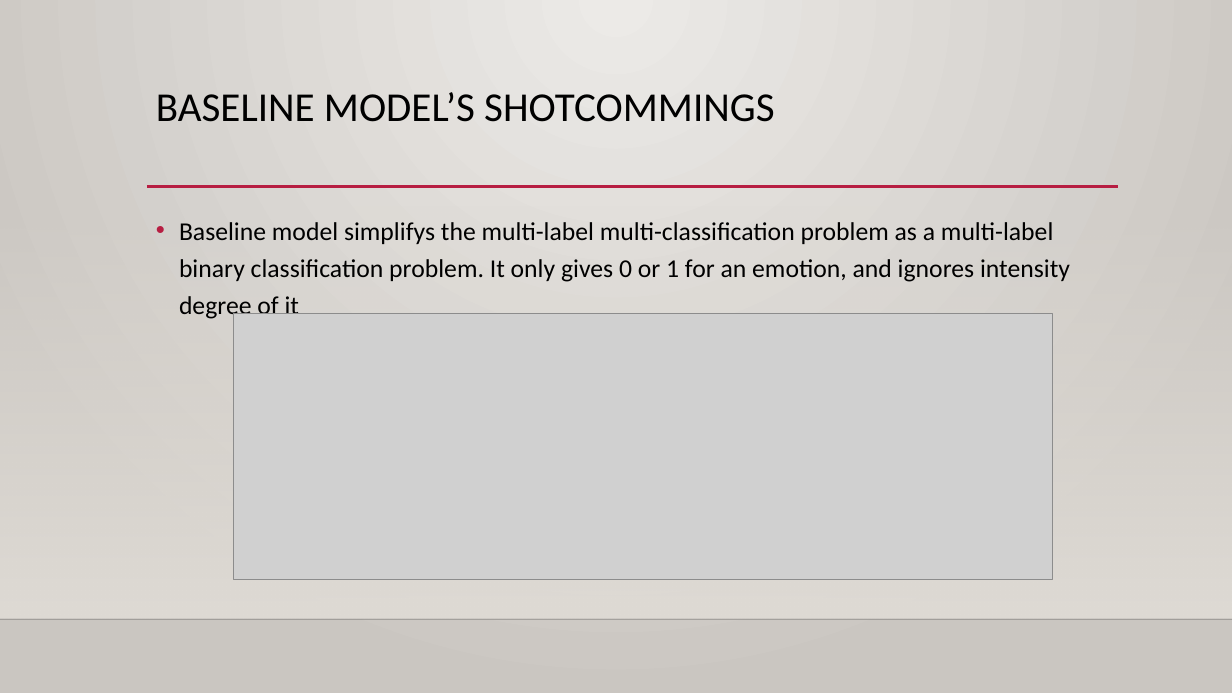
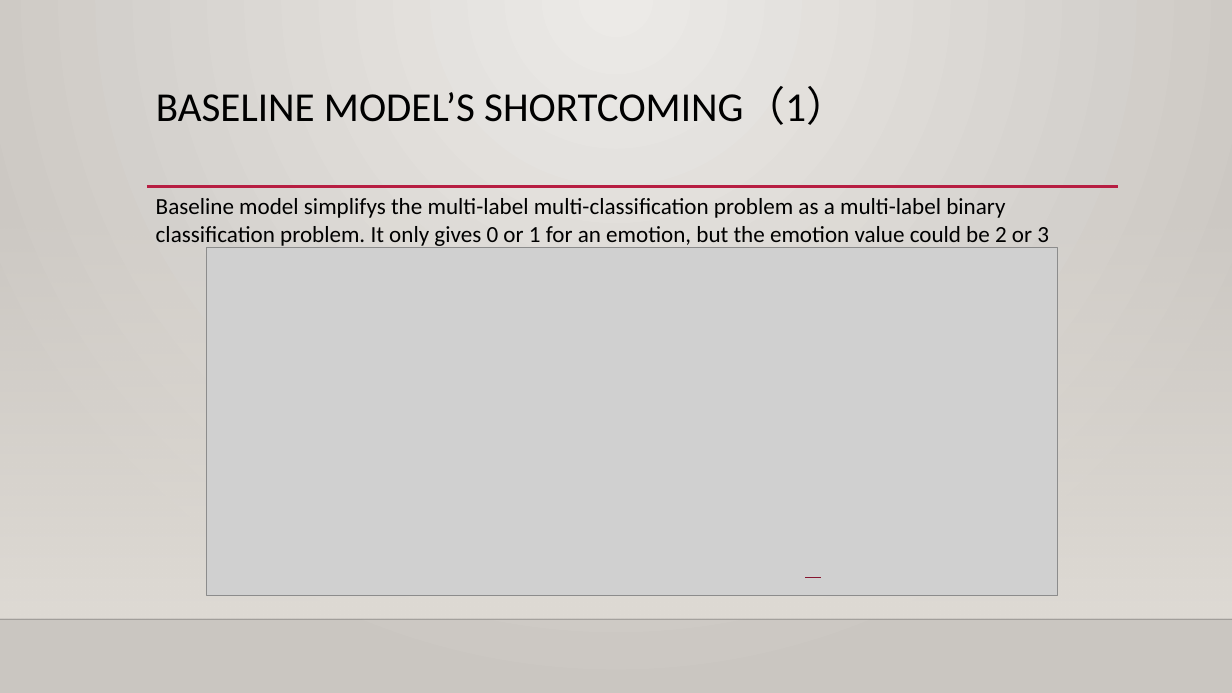
Before and after one commit to ErinYY/IIT-CS584-course-project-script_emotion, a slide deck: slide 10 of CS584_Team39_Presentation1_tjh.pptx (slide 7 before the commit). Drawn at 1232x693 pixels with LibreOffice and Linux fonts; fonts in the diff are those of the drawing; grey boxes stand for pictures; background and template pictures are left out. Boxes give left, top, right and bottom in pixels: in the first picture for what was removed or moved away, otherwise in the second. Text is boxed around its words. In the diff, an @@ line names an element or a change of style, - is before the commit and + after.

```diff
--- a/CS584_Team39_Presentation1_tjh.pptx
+++ b/CS584_Team39_Presentation1_tjh.pptx
@@ title at [156, 87, 847, 125]: text changed @@
-BASELINE MODEL’S SHOTCOMMINGS
+BASELINE MODEL’S SHORTCOMING（1）
@@ text at [156, 198, 1049, 249]: text changed; size 20 to 18 pt @@
-• Baseline model simplifys the multi-label multi-classification problem as a multi-label binary classification problem. It only gives 0 or 1 for an emotion, and ignores intensity degree of it
+Baseline model simplifys the multi-label multi-classification problem as a multi-label binary classification problem. It only gives 0 or 1 for an emotion, but the emotion value could be 2 or 3
@@ picture: place and size @@
-picture at [234, 313, 1053, 579]
+picture at [206, 248, 1057, 596]
@@ freeform shape added at [806, 578, 822, 578], outline #871631 1.25 pt @@
```
Also in this commit, not shown: 9 other slides changed, 2 slides added, 1 slide removed.
